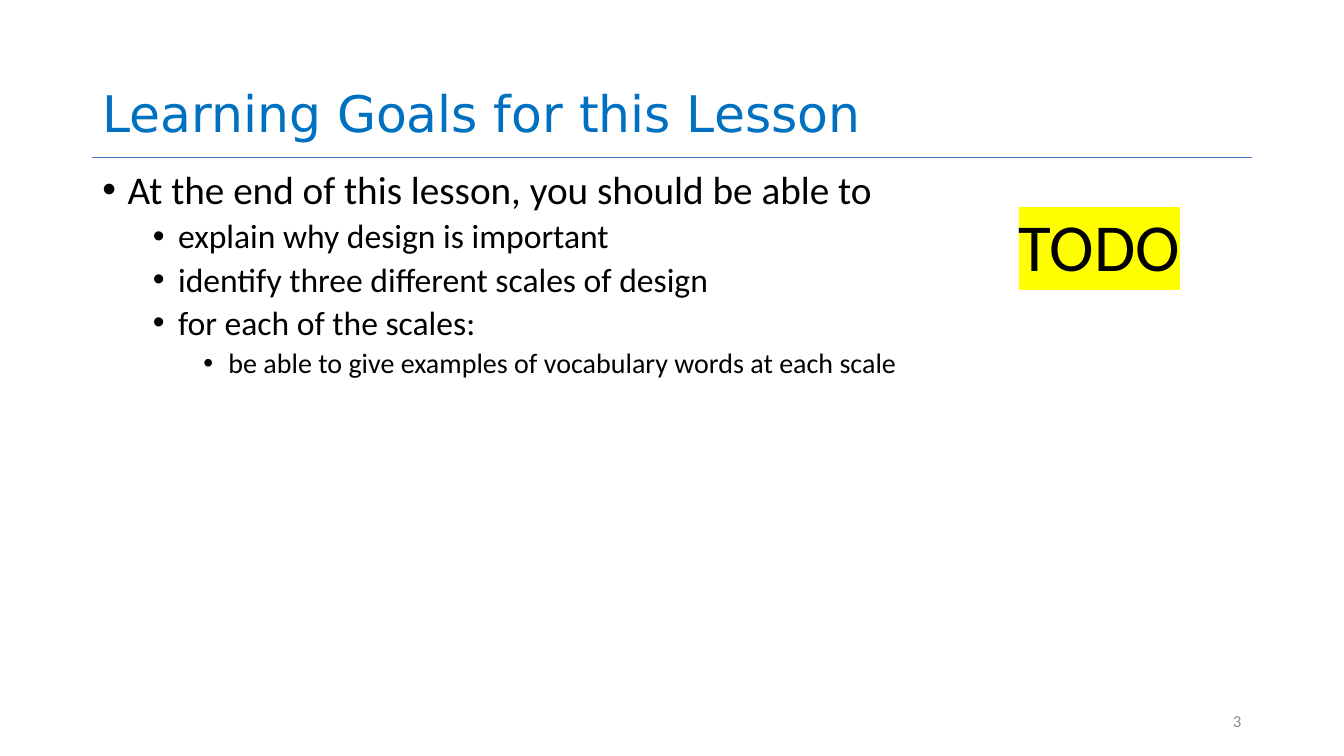
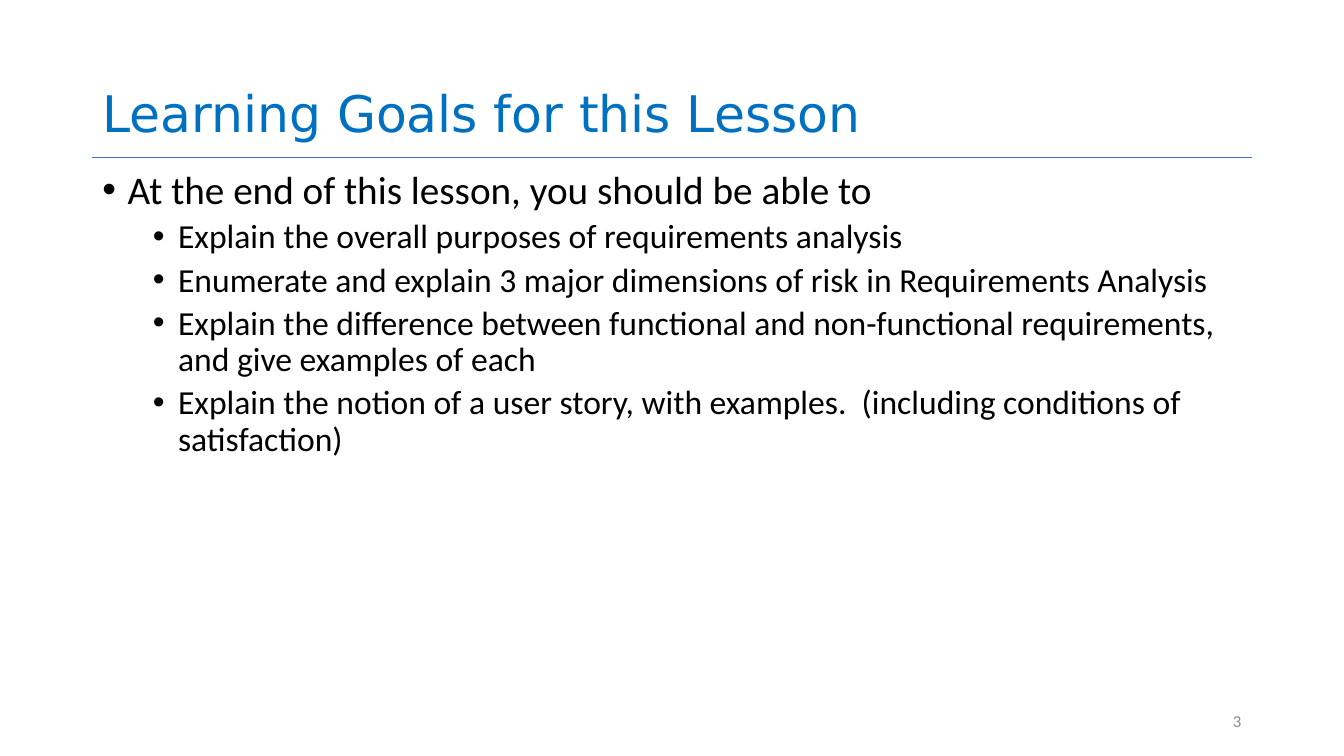
Before and after one commit to neu-se/CS4530-Spring-2022, a slide deck: slide 3 of Slides/Lesson 3.1 Requirements Gathering.pptx. Drawn at 1344x756 pixels with LibreOffice and Linux fonts; fonts in the diff are those of the drawing. Boxes give left, top, right and bottom in pixels: in the first picture for what was removed or moved away, otherwise in the second. Text is boxed around its words. In the diff, an @@ line names an element or a change of style, - is before the commit and + after.

```diff
--- a/Slides/Lesson 3.1 Requirements Gathering.pptx
+++ b/Slides/Lesson 3.1 Requirements Gathering.pptx
@@ text at box(178, 224, 1214, 456): text changed @@
-  • explain why design is important
-  • identify three different scales of design
-  • for each of the scales:
-    • be able to give examples of vocabulary words at each scale
+  • Explain the overall purposes of requirements analysis
+  • Enumerate and explain 3 major dimensions of risk in Requirements Analysis
+  • Explain the difference between functional and non-functional requirements, and give examples of each
+  • Explain the notion of a user story, with examples. (including conditions of satisfaction)
@@ text removed at box(1019, 227, 1180, 272) @@
-TODO
```
Also in this commit, not shown: 7 other slides changed, 1 slide added, 1 slide removed.
